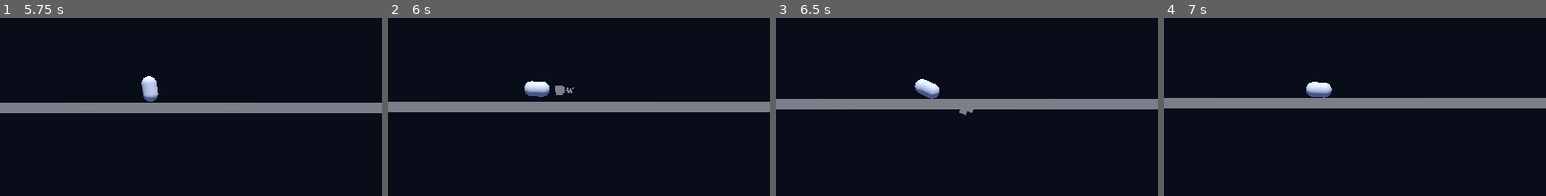
Above: before the commit, frames 1-4 (left to right).
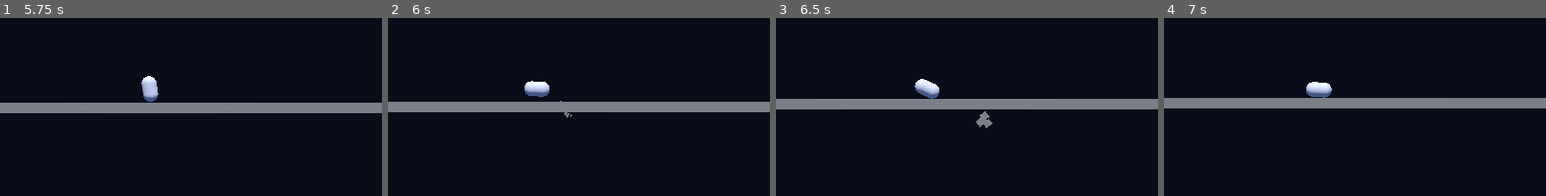
Above: after the commit, the same moments.

Repository: lyonbach/orbital-pilot
Game: Godot game, scene res://scenes/main.tscn
Same seed, same stepped clock (60 frames per second), same inputs: the game is played once before the commit and once after it.
Inputs:
- Up to frame 1 (5.75 s): hold E (rotate_right) 0.53-1.28 s; hold Q (rotate_left) 1.28-2.03 s; hold E (rotate_right) 2.03-2.78 s; hold A (thrust_left) 2.78-3.53 s; hold Q (rotate_left) from 3.53 s (still down); tap Enter at 5 s
- Up to frame 2 (6 s): tap Space (thrust_up) at 5.75 s; release Q (rotate_left) at 5.78 s; hold E (rotate_right) from 5.78 s (still down)
- Up to frame 3 (6.5 s): keep holding E (rotate_right)
- Up to frame 4 (7 s): release E (rotate_right) at 6.53 s; hold A (thrust_left) from 6.53 s (still down)
The pictures show only the part of the screen within x 29-79%, y 20-70%; the shares and areas given below are measured in that part.

Frame 1 is identical in both runs. In frame 2, 0.2% of the frame differs, in the area x 43-49%, y 37-57%; in frame 3, 0.3%, in the area x 48-57%, y 51-63%; in frame 4, nothing differs.

Commit message:
Emit engine exhaust in global space

Diff:
--- a/scenes/ship.tscn
+++ b/scenes/ship.tscn
@@ -80,7 +80,7 @@
 emitting = false
 amount = 80
 lifetime = 0.25
-local_coords = true
+local_coords = false
 process_material = SubResource("ParticleProcessMaterial_core")
 draw_pass_1 = SubResource("QuadMesh_core")
 
@@ -89,6 +89,6 @@
 emitting = false
 amount = 120
 lifetime = 0.9
-local_coords = true
+local_coords = false
 process_material = SubResource("ParticleProcessMaterial_smoke")
 draw_pass_1 = SubResource("QuadMesh_smoke")
